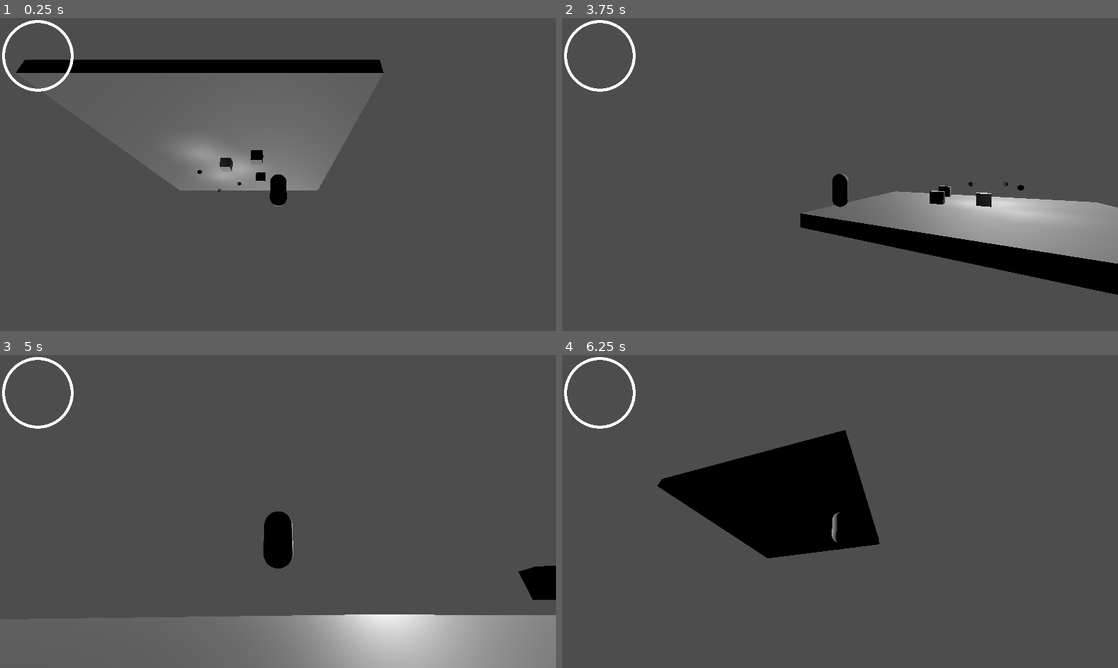
Above: before the commit, frames 1-4 (two rows, left to right).
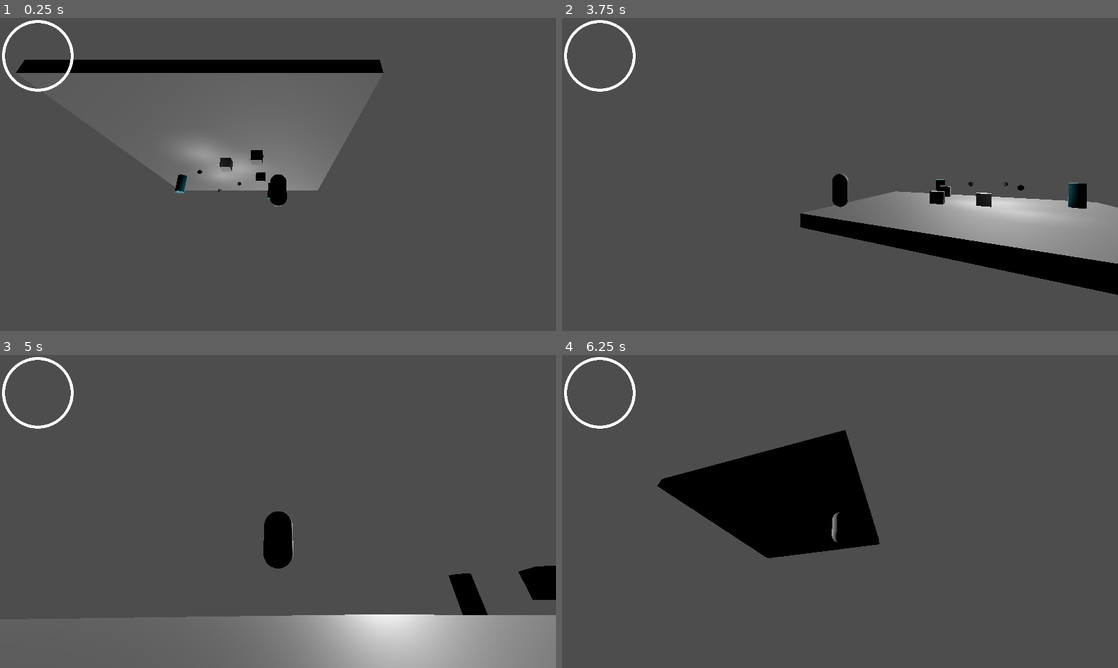
Above: after the commit, the same moments.

Repository: NaxeCode/Constellara
Game: Godot game, scene res://scenes/world.tscn
Same seed, same stepped clock (60 frames per second), same inputs: the game is played once before the commit and once after it.
Inputs (mouse positions are in pixels of both pictures, inside the frame that each line leads up to):
- Up to frame 1 (0.25 s): no input
- Up to frame 2 (3.75 s): move the mouse to (867, 174) at 0.52 s; hold W (move_forward) from 0.53 s (still down); tap Q (cam_center) every 0.75 s from 0.6 to 3.6 s; tap Space (jump) at 0.77, 1.52, 3.02 s; move the mouse to (812, 174) at 1.27 s; move the mouse to (851, 168) at 2.02 s; move the mouse to (834, 180) at 2.77 s; move the mouse to (878, 177) at 3.52 s
- Up to frame 3 (5 s): keep holding W (move_forward); tap Space (jump) at 3.77, 4.52 s; move the mouse to (233, 508) at 4.27 s; tap Q (cam_center) at 4.35 s
- Up to frame 4 (6.25 s): move the mouse to (845, 511) at 5.02 s; tap Q (cam_center) at 5.1, 5.85 s; move the mouse to (817, 505) at 5.77 s; release W (move_forward) at 5.78 s; hold D (move_right) from 5.78 s (still down); tap Space (jump) at 6.02 s

The runs differ from the first frame. In frame 1, 0.1% of the frame differs, in the area x 31-49%, y 50-58%; in frame 2, 0.3%; in frame 3, 0.6%, in the area x 80-88%, y 69-84%; in frame 4, nothing differs.

Commit message:
Fixed color bug, game compiles now. Checkpoints work but death is still broken

Diff:
--- a/scenes/items/checkpoint.gd
+++ b/scenes/items/checkpoint.gd
@@ -3,12 +3,19 @@
 
 @export var pad_color : Color = Color(0.3, 0.9, 1.0)
 
+@onready var mesh := $MeshInstance3D
+
 signal activated(checkpoint : Checkpoint)
 
 func _ready():
-	$MeshInstance3D.material_override.albedo_color = pad_color
+	var mat : StandardMaterial3D = mesh.material_override
+	if mat == null:
+		mat = StandardMaterial3D.new()
+		mesh.material_override = mat
+	mat.albedo_color = pad_color
 	connect("body_entered", _on_body_entered)
 
 func _on_body_entered(body):
 	if body.name == "Player":
+		print_debug(body.name + " Entered Checkpoint")
 		emit_signal("activated", self)
--- a/scenes/player/player.gd
+++ b/scenes/player/player.gd
@@ -34,7 +34,7 @@
 	if not is_on_floor():
 		velocity.y -= GRAVITY * delta
 
-	move_and_slide()
-
 	if global_transform.origin.y < KILL_PLANE_Y:
 		Respawn.respawn_player(self)
+
+	move_and_slide()
--- a/scenes/world.tscn
+++ b/scenes/world.tscn
@@ -1,8 +1,9 @@
-[gd_scene load_steps=6 format=3 uid="uid://c7k1m06lk0qq6"]
+[gd_scene load_steps=7 format=3 uid="uid://c7k1m06lk0qq6"]
 
 [ext_resource type="Script" uid="uid://bk00nxk17edgo" path="res://scenes/world.gd" id="1_4wyf3"]
 [ext_resource type="PackedScene" uid="uid://b13cnej0utfv2" path="res://scenes/player/player.tscn" id="1_nnsk1"]
 [ext_resource type="PackedScene" uid="uid://cctecm1kxjm4k" path="res://scenes/items/star_shard.tscn" id="2_rwgxs"]
+[ext_resource type="PackedScene" uid="uid://cfk6eamm1kip8" path="res://scenes/items/checkpoint.tscn" id="4_k0juu"]
 
 [sub_resource type="BoxShape3D" id="BoxShape3D_e5uuo"]
 
@@ -51,3 +52,9 @@
 
 [node name="StarShard2" parent="star_shards" instance=ExtResource("2_rwgxs")]
 transform = Transform3D(1, 0, 0, 0, 1, 0, 0, 0, 1, -3.02266, 2.30225, -0.704073)
+
+[node name="Checkpoint" parent="." instance=ExtResource("4_k0juu")]
+transform = Transform3D(1, 0, 0, 0, 1, 0, 0, 0, 1, -7.27175, 1.5, 4.6623)
+
+[node name="Checkpoint2" parent="." instance=ExtResource("4_k0juu")]
+transform = Transform3D(1, 0, 0, 0, 1, 0, 0, 0, 1, 3.42135, 1.5, 7.25402)
